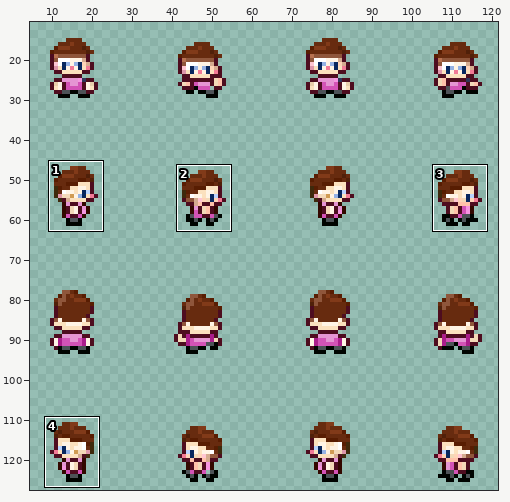
A sprite sheet gets an edit: images/characters/6.png. Above, an overview of the earlier version with the close-up marked.
Close-up. Before the edit:
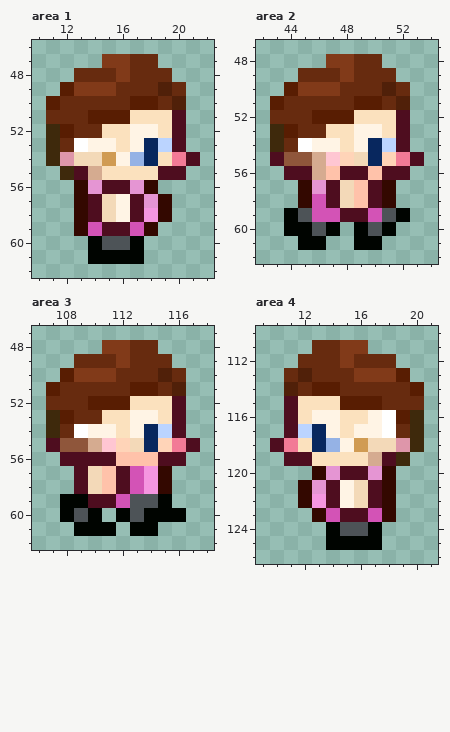
The file is 128x128 pixels. Pixels under 10% opacity are left out. Colours within 5 levels of each other are drawn and written as one. Shown: area 1: x 10..22, y 46..62; area 2: x 42..54, y 47..62; area 3: x 106..118, y 47..62; area 4: x 9..21, y 110..126. The wide view leaves out empty margins. The commit also changed other parts of the picture, which this record leaves out.
The same view after the edit:
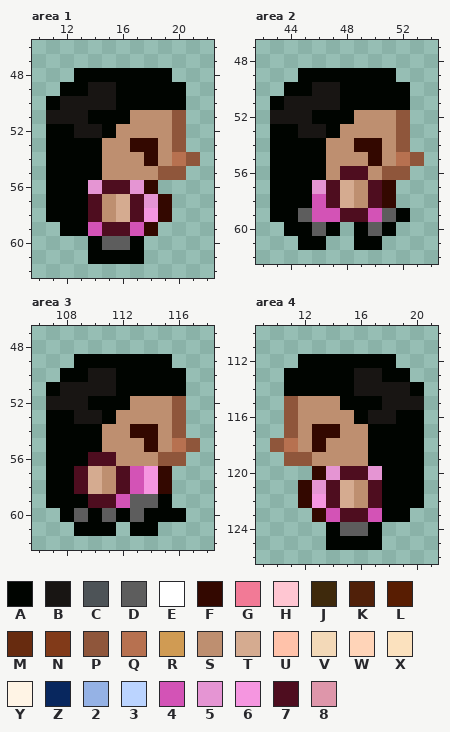
Palette (. is transparent): A #000400  B #181513  C #4d5357  D #5d5d5d  E #ffffff  F #330800  G #f27a96  H #ffc6d2  J #3e290c  K #502009  L #581d02  M #672b0f  N #813a19  P #8f563b  Q #b77150  R #d09b53  S #be8f70  T #d5ab90  U #ffc2aa  V #f3d9b8  W #ffd4b8  X #fbe1be  Y #fff4e5  Z #08275e  2 #95b2e5  3 #bbd4ff  4 #d353b6  5 #e595d3  6 #f596e0  7 #4e0d1f  8 #de96aa
Changes in this commit:
Changed rows in their new state; - is an unchanged pixel.
Area 1:
first column x 11:
47 ----....---
48 --AAAAAAA--
49 -AABBAAAAA-
50 ABBBBAAAAA-
51 BBBAAASSSP-
52 AABBASSSSP-
53 AAAASSFFSP-
54 AAAASSSFSQP
55 AAAASSSSPP-
56 AAA--------
57 AAA-ST-----
58 AAA-ST-----
59 -AA--------
60 ----DD-----
Area 2:
first column x 43:
48 ----....---
49 --AAAAAAA--
50 -AABBAAAAA-
51 ABBBBAAAAA-
52 BBBAAASSSP-
53 AABBASSSSP-
54 AAAASSFFSP-
55 AAAASSSFSQP
56 AAAAS--SPP-
57 AAA--TS----
58 AAA--TS----
59 A-D-----D--
60 ---D---D---
Area 3:
first column x 107:
48 ----....---
49 --AAAAAAA--
50 -AABBAAAAA-
51 ABBBBAAAAA-
52 BBBAAASSSP-
53 AABBASSSSP-
54 AAAASSFFSP-
55 AAAASSSFSQP
56 AAA--SSSPP-
57 AA-TS------
58 AA-TS------
59 A-----DD---
60 --D-D-D----
Area 4:
first column x 10:
111 ---....----
112 --AAAAAAA--
113 -AAAAABBAA-
114 -AAAAABBBBA
115 -PSSSAAABBB
116 -PSSSSABBAA
117 -PSFFSSAAAA
118 PQSFSSSAAAA
119 -PPSSSSAAAA
120 --------AAA
121 -----TS-AAA
122 -----TS-AAA
123 --------AA-
124 -----DD----
